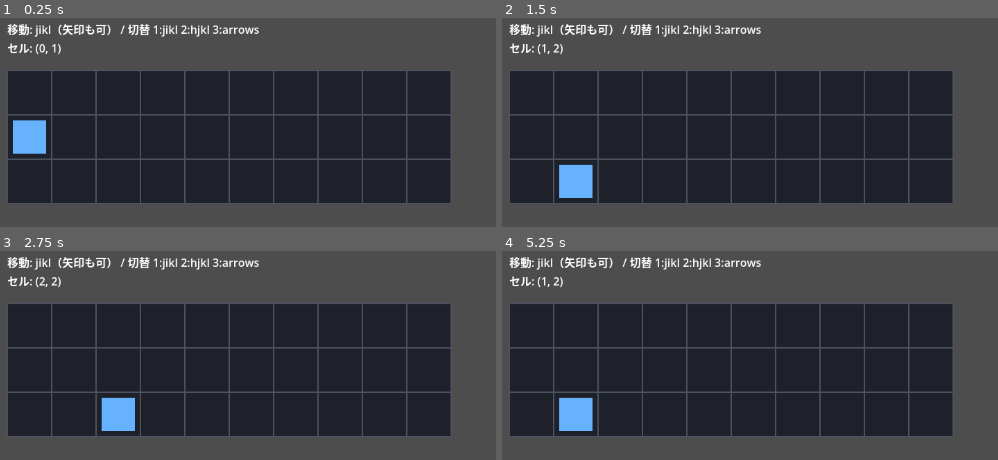
Above: before the commit, frames 1-4 (two rows, left to right).
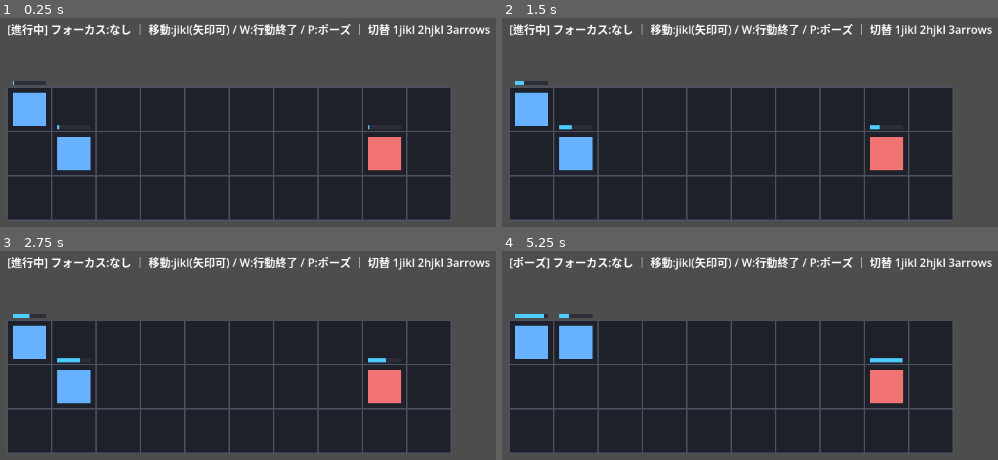
Above: after the commit, the same moments.

Repository: kyamamoto5963/5001_KeyInputGame
Game: Godot game, scene res://scenes/battle/battle.tscn
Two runs of this game, one before a commit and one after it. Both use one fixed random seed, a clock stepped at 60 frames per second and the inputs below.
Inputs:
- Up to frame 1 (0.25 s): no input
- Up to frame 2 (1.5 s): tap Enter (confirm) at 0.5, 1.25, 1.35 s; hold Right (move_right) 0.53-1.28 s; tap W (end_turn) at 0.6 s; tap Space at 0.77 s; hold Down (move_down) from 1.28 s (still down)
- Up to frame 3 (2.75 s): tap Space at 1.52 s; tap W (end_turn) at 1.55, 2.1 s; tap Enter (confirm) at 2 s; release Down (move_down) at 2.03 s; hold Right (move_right) from 2.03 s (still down)
- Up to frame 4 (5.25 s): tap Enter (confirm) at 2.75, 3.5 s; release Right (move_right) at 2.78 s; hold Up (move_up) 2.78-3.53 s; tap Q (face) at 2.85 s; tap Space at 3.02, 3.77, 4.52 s; tap W (end_turn) at 3.05, 3.8, 4.55 s; hold Left (move_left) 3.53-5.03 s; tap R (parry_attack) at 3.6 s; tap Escape (cancel) at 4.15 s; tap I at 4.35 s; tap P (pause) at 4.9 s; hold Down (move_down) from 5.03 s (still down); tap K at 5.1 s

The runs differ from the first frame. In frame 1, 23% of the frame differs, in the area x 1-99%, y 2-97%; in frame 2, 23%; in frame 3, 24%; in frame 4, 24%.

Commit message:
feat(battle): ATB素体（止められる時計＋ウェイト/アクティブ/フォーカス）
戦闘仕様§0に沿って2層の状態管理を導入。スモークテスト10件PASS。

- PausableClock: 止められる時計を1本。ATB等は全てこのdt経由（§0-4）。
  ポーズで一括停止。
- BattleUnit: 戦闘ユニットのFSM。取りうる状態を最初に全列挙(§0-2,§4)。
  今駆動するのはWAIT/ACTIVE/FOCUSだが残りも列挙済み。サイズも保持。
- ATBSystem: WAITのatbをdtで進め、満了でACTIVE通知。パス=20%/スキル=0%
  で再開(§1.5)。
- BattleManager: 進行状態 RUNNING/PAUSED/ENDING（§0-1）とフォーカス送り
  （アクティブを溜まった順に1人ずつ）を仲介。敵はAI未実装→即パスの仮挙動。
  RUNNING以外はATBもフォーカスも凍結。
- battle.gd: ATBバー/状態フチ/フォーカス描画。移動でフォーカス中を動かし、
  W=行動終了、P=ポーズ。
- tests/atb_smoke.gd: FSM中核遷移のヘッドレス検証（ポーズ凍結・パス20%等）。

Co-Authored-By: Claude Opus 4.8 <noreply@anthropic.com>

Diff:
--- a/dev/scenes/battle/battle.gd
+++ b/dev/scenes/battle/battle.gd
@@ -1,26 +1,43 @@
 extends Node2D
-## 戦闘シーンの土台（縦スライスの足場）。
-## いまの責務は最小限: 3×10 グリッドを描き、トークン1体を移動キーで動かす。
-## ATB・ターン・スキル・パリィは後続スライスで足す（→ ../../docs/11_battle-spec.md）。
+## 戦闘シーン（縦スライスの足場）。描画と入力ルーティングだけを持ち、
+## 進行ロジックは BattleManager に委ねる（→ ../../docs/06_systems.md 疎結合方針）。
+##
+## 今スライスで見えるもの: ATBバーが溜まる → 溜まった順にアクティブ化 → フォーカスが回る。
+## フォーカス中の味方を移動キーで動かし、W で行動終了（パス→ATB20%へ）、P でポーズ（全凍結）。
+## 敵はAI未実装なのでアクティブ化したら即パスする（ループを見えるようにするための仮挙動）。
 
 const CELL_PX := 64
-const ORIGIN := Vector2(48, 96)  # グリッド左上の画面位置
-const PLAYER_ID := 0
+const ORIGIN := Vector2(48, 120)  # グリッド左上の画面位置
+const ATB_BAR_H := 6.0
 
-var _grid := BattleGrid.new()
+var _mgr := BattleManager.new()
 
 @onready var _info: Label = $UI/Info
 
 
 func _ready() -> void:
-	# 中段の左端にトークンを1体置く。
-	_grid.place_unit(PLAYER_ID, Vector2i(0, 1), Vector2i.ONE)
-	GameState.movement_layout_changed.connect(_on_layout_changed)
+	# 味方2・敵1を配置（atb_speed はキャラ差の仮値＝満了まで 剣士4s/魔法5.5s/雑魚5s）。
+	_mgr.add_unit(BattleUnit.new(0, "剣士", BattleUnit.Team.ALLY, 0.25), Vector2i(1, 1))
+	_mgr.add_unit(BattleUnit.new(1, "魔法", BattleUnit.Team.ALLY, 0.18), Vector2i(0, 0))
+	_mgr.add_unit(BattleUnit.new(2, "雑魚", BattleUnit.Team.ENEMY, 0.20), Vector2i(8, 1))
+
+
+func _process(_delta: float) -> void:
+	_mgr.process(_delta)
+	queue_redraw()
 	_update_info()
 
 
 func _unhandled_input(event: InputEvent) -> void:
-	# --- 移動（移動範囲は未実装なので 1マスずつ） ---
+	if event.is_action_pressed(InputActions.PAUSE):
+		_mgr.toggle_pause()
+		get_viewport().set_input_as_handled()
+		return
+	if event.is_action_pressed(InputActions.END_TURN):
+		_mgr.end_turn()
+		get_viewport().set_input_as_handled()
+		return
+
 	var dir := Vector2i.ZERO
 	if event.is_action_pressed(InputActions.MOVE_UP):
 		dir = Vector2i(0, -1)
@@ -30,13 +47,12 @@
 		dir = Vector2i(-1, 0)
 	elif event.is_action_pressed(InputActions.MOVE_RIGHT):
 		dir = Vector2i(1, 0)
-
 	if dir != Vector2i.ZERO:
-		_try_move(dir)
+		_mgr.move_focus(dir)
 		get_viewport().set_input_as_handled()
 		return
 
-	# --- デバッグ: 移動レイアウト切替（1=jikl / 2=hjkl / 3=arrows）。後で設定画面へ移す。 ---
+	# デバッグ: 移動レイアウト切替（1=jikl / 2=hjkl / 3=arrows）。後で設定画面へ移す。
 	if event is InputEventKey and event.pressed and not event.echo:
 		match event.physical_keycode:
 			KEY_1: GameState.set_movement_layout("jikl")
@@ -44,23 +60,11 @@
 			KEY_3: GameState.set_movement_layout("arrows")
 
 
-func _try_move(dir: Vector2i) -> void:
-	var target := _grid.get_origin(PLAYER_ID) + dir
-	# 盤内かつ空き（自分は無視）なら確定。埋まってるマスには入れない（押し出さない）。
-	if _grid.can_place(target, _grid.get_size(PLAYER_ID), PLAYER_ID):
-		_grid.place_unit(PLAYER_ID, target, _grid.get_size(PLAYER_ID))
-		queue_redraw()
-		_update_info()
-
-
-func _on_layout_changed(_layout_name: String) -> void:
-	_update_info()
-
-
 func _update_info() -> void:
-	var cell := _grid.get_origin(PLAYER_ID)
-	_info.text = "移動: %s（矢印も可） / 切替 1:jikl 2:hjkl 3:arrows\nセル: (%d, %d)" % [
-		GameState.movement_layout, cell.x, cell.y,
+	var prog: String = ["進行中", "ポーズ", "終了処理中"][_mgr.progress]
+	var focus_name: String = _mgr.focus.display_name if _mgr.focus != null else "なし"
+	_info.text = "[%s] フォーカス:%s ｜ 移動:%s(矢印可) / W:行動終了 / P:ポーズ ｜ 切替 1jikl 2hjkl 3arrows" % [
+		prog, focus_name, GameState.movement_layout,
 	]
 
 
@@ -71,11 +75,31 @@
 			var r := Rect2(ORIGIN + Vector2(x, y) * CELL_PX, Vector2(CELL_PX, CELL_PX))
 			draw_rect(r, Color(0.12, 0.13, 0.16), true)
 			draw_rect(r, Color(0.30, 0.32, 0.38), false, 2.0)
-	# トークン（中央寄せで一回り小さく）
-	var cell := _grid.get_origin(PLAYER_ID)
-	var margin := 8.0
-	var token := Rect2(
-		ORIGIN + Vector2(cell) * CELL_PX + Vector2(margin, margin),
-		Vector2(CELL_PX - margin * 2.0, CELL_PX - margin * 2.0),
-	)
-	draw_rect(token, Color(0.40, 0.70, 1.0), true)
+	# ユニット
+	for unit in _mgr.units:
+		_draw_unit(unit)
+
+
+func _draw_unit(unit: BattleUnit) -> void:
+	var cell := _mgr.grid.get_origin(unit.id)
+	var base := ORIGIN + Vector2(cell) * CELL_PX
+	var m := 8.0
+
+	# 本体（味方=青 / 敵=赤、死亡は暗く）
+	var col := Color(0.40, 0.70, 1.0) if unit.is_ally() else Color(0.95, 0.45, 0.45)
+	if not unit.is_alive():
+		col = col.darkened(0.6)
+	draw_rect(Rect2(base + Vector2(m, m), Vector2(CELL_PX - 2.0 * m, CELL_PX - 2.0 * m)), col, true)
+
+	# 状態フチ（フォーカス=黄太 / アクティブ=緑）
+	if unit.state == BattleUnit.State.FOCUS:
+		draw_rect(Rect2(base + Vector2(3, 3), Vector2(CELL_PX - 6, CELL_PX - 6)), Color(1.0, 0.9, 0.2), false, 3.0)
+	elif unit.state == BattleUnit.State.ACTIVE:
+		draw_rect(Rect2(base + Vector2(3, 3), Vector2(CELL_PX - 6, CELL_PX - 6)), Color(0.55, 0.9, 0.4), false, 2.0)
+
+	# ATBバー（マスの上）。蓄積中=水色 / 満了待ち=橙。
+	var bar_bg := Rect2(base + Vector2(m, -ATB_BAR_H - 3.0), Vector2(CELL_PX - 2.0 * m, ATB_BAR_H))
+	draw_rect(bar_bg, Color(0.18, 0.18, 0.22), true)
+	var ratio := clampf(unit.atb / BattleUnit.ATB_FULL, 0.0, 1.0)
+	var bar_col := Color(0.3, 0.8, 1.0) if unit.state == BattleUnit.State.WAIT else Color(1.0, 0.85, 0.3)
+	draw_rect(Rect2(bar_bg.position, Vector2(bar_bg.size.x * ratio, bar_bg.size.y)), bar_col, true)
--- a/dev/scenes/battle/battle.tscn
+++ b/dev/scenes/battle/battle.tscn
@@ -10,6 +10,6 @@
 [node name="Info" type="Label" parent="UI"]
 offset_left = 48.0
 offset_top = 24.0
-offset_right = 760.0
+offset_right = 1120.0
 offset_bottom = 80.0
 text = "移動: jikl（矢印も可）"
--- /dev/null
+++ b/dev/scripts/atb_system.gd
@@ -0,0 +1,43 @@
+class_name ATBSystem
+extends RefCounted
+## ATB（タイムバー）の蓄積管理（→ ../../docs/11_battle-spec.md §1.5 / 06_systems ATBSystem）。
+##
+## 責務はひとつ: WAIT のユニットの atb を時計の dt で進め、満了したら ACTIVE にして通知する。
+## フォーカスの回り方・敵AI・行動解決は持たない（BattleManager が仲介）。
+## 時間は必ず PausableClock 経由の dt で受け取る（生 delta を見ない＝ポーズで一括停止）。
+
+signal unit_became_active(unit: BattleUnit)
+
+const PASS_RESTART := 0.2  # スキル未使用で行動終了したとき、次ATBは20%から再開（§1.5）
+
+var _units: Array[BattleUnit] = []
+
+
+func add_unit(unit: BattleUnit) -> void:
+	if unit not in _units:
+		_units.append(unit)
+
+
+func remove_unit(unit: BattleUnit) -> void:
+	_units.erase(unit)
+
+
+## 時計の dt（ポーズ中は 0.0）で全ユニットの ATB を進める。
+func advance(dt: float) -> void:
+	if dt <= 0.0:
+		return
+	for unit in _units:
+		if unit.state != BattleUnit.State.WAIT:
+			continue  # アクティブ/行動中/死亡などは蓄積しない
+		unit.atb = minf(BattleUnit.ATB_FULL, unit.atb + unit.atb_speed * dt)
+		if unit.atb >= BattleUnit.ATB_FULL:
+			unit.atb = BattleUnit.ATB_FULL
+			unit.set_state(BattleUnit.State.ACTIVE)
+			unit_became_active.emit(unit)
+
+
+## 行動を終えたユニットをウェイトへ戻す。ATB再開位置は終わり方で変わる（§1.5）。
+## used_skill: スキルを使った=0%から / 使わず終了(パス)=20%から。
+func reset_after_turn(unit: BattleUnit, used_skill: bool) -> void:
+	unit.atb = 0.0 if used_skill else PASS_RESTART * BattleUnit.ATB_FULL
+	unit.set_state(BattleUnit.State.WAIT)
--- /dev/null
+++ b/dev/scripts/battle_manager.gd
@@ -0,0 +1,100 @@
+class_name BattleManager
+extends RefCounted
+## 戦闘進行の仲介ハブ（→ ../../docs/06_systems.md BattleManager / 11_battle-spec.md §0,§1.5）。
+## グリッド・時計・ATB・ユニット・フォーカス・進行状態を束ね、各部品を疎結合に保つ。
+##
+## 状態は2層（§0-1）:
+##  - ゲーム進行状態 Progress: RUNNING / PAUSED / ENDING（危険地帯は PAUSED と ENDING）。
+##  - アクター状態: 各 BattleUnit が持つ FSM（BattleUnit.State）。
+## 時間は PausableClock 一本（§0-4）。RUNNING 以外は ATB もフォーカス送りも凍結する。
+
+enum Progress { RUNNING, PAUSED, ENDING }
+
+signal focus_changed(unit: BattleUnit)  # 引数 null = フォーカスなし
+signal enemy_turn(unit: BattleUnit)     # 敵がアクティブ化（今はAI未実装→即パス）
+
+var grid := BattleGrid.new()
+var clock := PausableClock.new()
+var atb := ATBSystem.new()
+var progress: Progress = Progress.RUNNING
+var units: Array[BattleUnit] = []
+
+# アクティブで指示待ちの味方（溜まった順＝決定論的）。先頭から1人ずつフォーカスする。
+var _active_queue: Array[BattleUnit] = []
+var focus: BattleUnit = null
+
+
+func _init() -> void:
+	atb.unit_became_active.connect(_on_unit_became_active)
+
+
+func add_unit(unit: BattleUnit, origin: Vector2i) -> void:
+	units.append(unit)
+	atb.add_unit(unit)
+	grid.place_unit(unit.id, origin, unit.size)
+
+
+## 毎フレーム1回。時計を進め、RUNNING のときだけ ATB とフォーカス送りを回す。
+func process(real_delta: float) -> void:
+	var dt := clock.tick(real_delta)
+	if progress != Progress.RUNNING:
+		return  # PAUSED / ENDING は完全凍結（dt も 0 だが二重に守る）
+	atb.advance(dt)
+	_ensure_focus()
+
+
+# --- フォーカス管理 -----------------------------------------------------
+func _on_unit_became_active(unit: BattleUnit) -> void:
+	if unit.is_ally():
+		if unit not in _active_queue:
+			_active_queue.append(unit)  # 溜まった順に並べる
+	else:
+		# 敵: AI未実装 → 即パス（次ATBは20%へ）。後で敵AI（§8）に差し替える。
+		enemy_turn.emit(unit)
+		atb.reset_after_turn(unit, false)
+
+
+## フォーカス不在なら次のアクティブ味方へ回す。死亡/失効したフォーカスは外す。
+func _ensure_focus() -> void:
+	if focus != null and focus.state != BattleUnit.State.FOCUS:
+		focus = null
+	while focus == null and not _active_queue.is_empty():
+		var next: BattleUnit = _active_queue.pop_front()
+		if next.state == BattleUnit.State.ACTIVE and next.is_alive():
+			focus = next
+			focus.set_state(BattleUnit.State.FOCUS)
+			focus_changed.emit(focus)
+
+
+# --- プレイヤー操作（battle.gd から呼ぶ） -------------------------------
+## フォーカス中ユニットを1マス動かす。埋まってるマスには入れない（押し出さない・§2）。
+func move_focus(dir: Vector2i) -> bool:
+	if focus == null or progress != Progress.RUNNING:
+		return false
+	var target := grid.get_origin(focus.id) + dir
+	if grid.can_place(target, focus.size, focus.id):
+		grid.place_unit(focus.id, target, focus.size)
+		return true
+	return false
+
+
+## 行動終了（パス・`w`）。スキル未実装なので used_skill=false（次ATB 20%・§1.5）。
+func end_turn() -> void:
+	if focus == null or progress != Progress.RUNNING:
+		return
+	var ending := focus
+	focus = null
+	atb.reset_after_turn(ending, false)  # ウェイトへ
+	focus_changed.emit(null)
+	# 次のアクティブへは次フレームの _ensure_focus が回す。
+
+
+func toggle_pause() -> void:
+	if progress == Progress.ENDING:
+		return  # 終了処理中はポーズに入らない
+	if progress == Progress.RUNNING:
+		progress = Progress.PAUSED
+		clock.set_paused(true)
+	else:
+		progress = Progress.RUNNING
+		clock.set_paused(false)
--- /dev/null
+++ b/dev/scripts/battle_unit.gd
@@ -0,0 +1,53 @@
+class_name BattleUnit
+extends RefCounted
+## 戦闘ユニット1体の戦闘ステータスと FSM 状態（→ ../../docs/11_battle-spec.md §4 アクター状態一覧）。
+## 盤面上の位置は BattleGrid 側が unit id で持つ（責務分離）。ここは状態とパラメータだけ。
+##
+## §0-2 の精神で「取りうる状態は最初に全列挙」する。今スライスで実際に駆動するのは
+## WAIT/ACTIVE/FOCUS だけだが、残りも先に列挙して状態×イベント表（§5）と対応づけられる形にする。
+
+enum State {
+	WAIT,        # ウェイト: ATB蓄積中
+	ACTIVE,      # アクティブ: ATB満了、指示待ち（未フォーカス含む）
+	FOCUS,       # フォーカス: 操作中（アクティブのうち1人）
+	MOVING,      # 移動中（アニメ）
+	CASTING,     # 詠唱中（割り込みに弱い）
+	ACTING,      # 発動中（効果適用中）
+	RECOVER,     # 硬直
+	KNOCKBACK,   # 被吹き飛ばし
+	STUN,        # スタン
+	DEAD,        # 死亡（戦闘から除外）
+}
+
+enum Team { ALLY, ENEMY }
+
+const ATB_FULL := 1.0
+
+var id: int
+var display_name: String
+var team: Team
+var size: Vector2i = Vector2i.ONE  # Phase 0 は 1×1 のみ。構造は最初から持つ。
+
+var atb: float = 0.0               # 0.0 .. ATB_FULL
+var atb_speed: float = 0.2         # 1（止まらない）秒あたりの蓄積量。キャラ＋スキル＋装備依存（今は仮値）。
+var state: State = State.WAIT
+
+
+func _init(p_id: int, p_name: String, p_team: Team, p_atb_speed: float, p_atb_start: float = 0.0) -> void:
+	id = p_id
+	display_name = p_name
+	team = p_team
+	atb_speed = p_atb_speed
+	atb = p_atb_start
+
+
+func set_state(next: State) -> void:
+	state = next
+
+
+func is_alive() -> bool:
+	return state != State.DEAD
+
+
+func is_ally() -> bool:
+	return team == Team.ALLY
--- /dev/null
+++ b/dev/scripts/pausable_clock.gd
@@ -0,0 +1,29 @@
+class_name PausableClock
+extends RefCounted
+## 「止められる時計」を1本だけ通すための器（→ ../../docs/11_battle-spec.md §0-4）。
+##
+## ATB・クールタイム・パリィのわっか・床効果・アニメは **すべてこの時計経由** で進める。
+## 生の経過時間（Node._process の delta）を各所で直接見ない＝ポーズで全部まとまって止まる。
+##
+## 使い方: 毎フレーム tick(real_delta) を1回だけ呼び、戻り値（=止まっていなければ実delta、
+## ポーズ中は 0.0）を各システムへ配る。
+
+var paused: bool = false
+## 蓄積された「止まらない時間」。ポーズ中は進まない。可視化・ログ・乱数シード等の基準に使える。
+var now: float = 0.0
+
+
+## このフレームに進める時間を返す（ポーズ中は 0.0）。
+func tick(real_delta: float) -> float:
+	if paused:
+		return 0.0
+	now += real_delta
+	return real_delta
+
+
+func set_paused(value: bool) -> void:
+	paused = value
+
+
+func toggle() -> void:
+	paused = not paused
--- /dev/null
+++ b/dev/tests/atb_smoke.gd
@@ -0,0 +1,66 @@
+extends SceneTree
+## ATB素体のスモークテスト（ヘッドレス実行）。
+##   実行: Godot --headless --path dev --script res://tests/atb_smoke.gd
+## 目的: FSM の中核遷移（ウェイト→アクティブ→フォーカス、パス→20%、ポーズ凍結、
+##       敵の即パス）が壊れていないかを GUI なしで素早く確かめる。
+## ※ 状態×イベントの網羅テストは機能追加に合わせて足す（→ docs/11_battle-spec.md §5）。
+
+var _fail := 0
+
+
+func _initialize() -> void:
+	var mgr := BattleManager.new()
+	var ally := BattleUnit.new(0, "ally", BattleUnit.Team.ALLY, 1.0)   # 満了 1.0s
+	var enemy := BattleUnit.new(1, "enemy", BattleUnit.Team.ENEMY, 2.0) # 満了 0.5s
+	mgr.add_unit(ally, Vector2i(0, 0))
+	mgr.add_unit(enemy, Vector2i(9, 0))
+
+	# 0.6s 経過: 敵は一度満了→即パスでウェイトへ。味方はまだ蓄積中。
+	_run(mgr, 0.6, 0.1)
+	_check(enemy.state == BattleUnit.State.WAIT, "敵はアクティブ化後 即パスでウェイトに戻る")
+	_check(ally.state == BattleUnit.State.WAIT, "味方は0.6sではまだウェイト")
+
+	# さらに進めて味方が満了→アクティブ→自動フォーカス。
+	_run(mgr, 0.6, 0.1)
+	_check(ally.state == BattleUnit.State.FOCUS, "味方が満了してフォーカスになる")
+	_check(mgr.focus == ally, "BattleManager.focus が味方を指す")
+
+	# フォーカス中ユニットを移動できる。
+	var moved := mgr.move_focus(Vector2i(1, 0))
+	_check(moved and mgr.grid.get_origin(0) == Vector2i(1, 0), "フォーカス中ユニットが1マス移動")
+
+	# ポーズ中は時計が凍結し、入力（行動終了）も効かない。
+	var atb_before := ally.atb
+	mgr.toggle_pause()
+	_run(mgr, 0.5, 0.1)
+	_check(mgr.progress == BattleManager.Progress.PAUSED, "ポーズで進行状態がPAUSED")
+	_check(is_equal_approx(ally.atb, atb_before), "ポーズ中はATBが進まない")
+	mgr.end_turn()
+	_check(ally.state == BattleUnit.State.FOCUS, "ポーズ中の行動終了は無視される")
+
+	# 再開して行動終了（パス）→ ウェイト、ATBは20%から。
+	mgr.toggle_pause()
+	mgr.end_turn()
+	_check(ally.state == BattleUnit.State.WAIT, "行動終了でウェイトへ")
+	_check(is_equal_approx(ally.atb, 0.2), "スキル未使用のパスは次ATB20%スタート")
+
+	if _fail == 0:
+		print("ATB smoke test: ALL PASS")
+	else:
+		print("ATB smoke test: %d FAILED" % _fail)
+	quit(0 if _fail == 0 else 1)
+
+
+func _run(mgr: BattleManager, total: float, dt: float) -> void:
+	var t := 0.0
+	while t < total - 1e-6:
+		mgr.process(dt)
+		t += dt
+
+
+func _check(cond: bool, msg: String) -> void:
+	if cond:
+		print("  ok  : ", msg)
+	else:
+		print("  FAIL: ", msg)
+		_fail += 1
Not shown, added: dev/scripts/atb_system.gd.uid
Not shown, added: dev/scripts/battle_manager.gd.uid
Not shown, added: dev/scripts/battle_unit.gd.uid
Not shown, added: dev/scripts/pausable_clock.gd.uid
